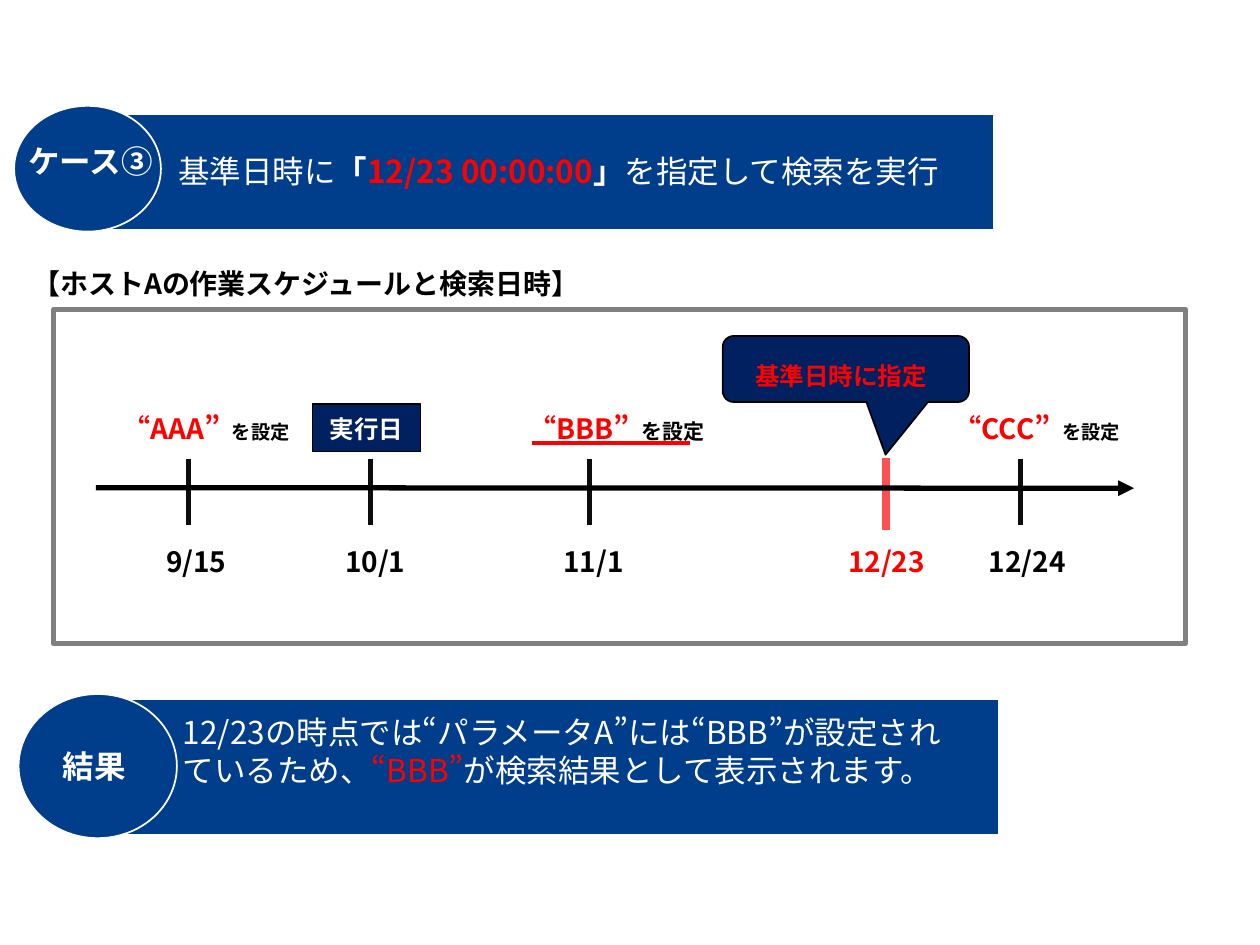
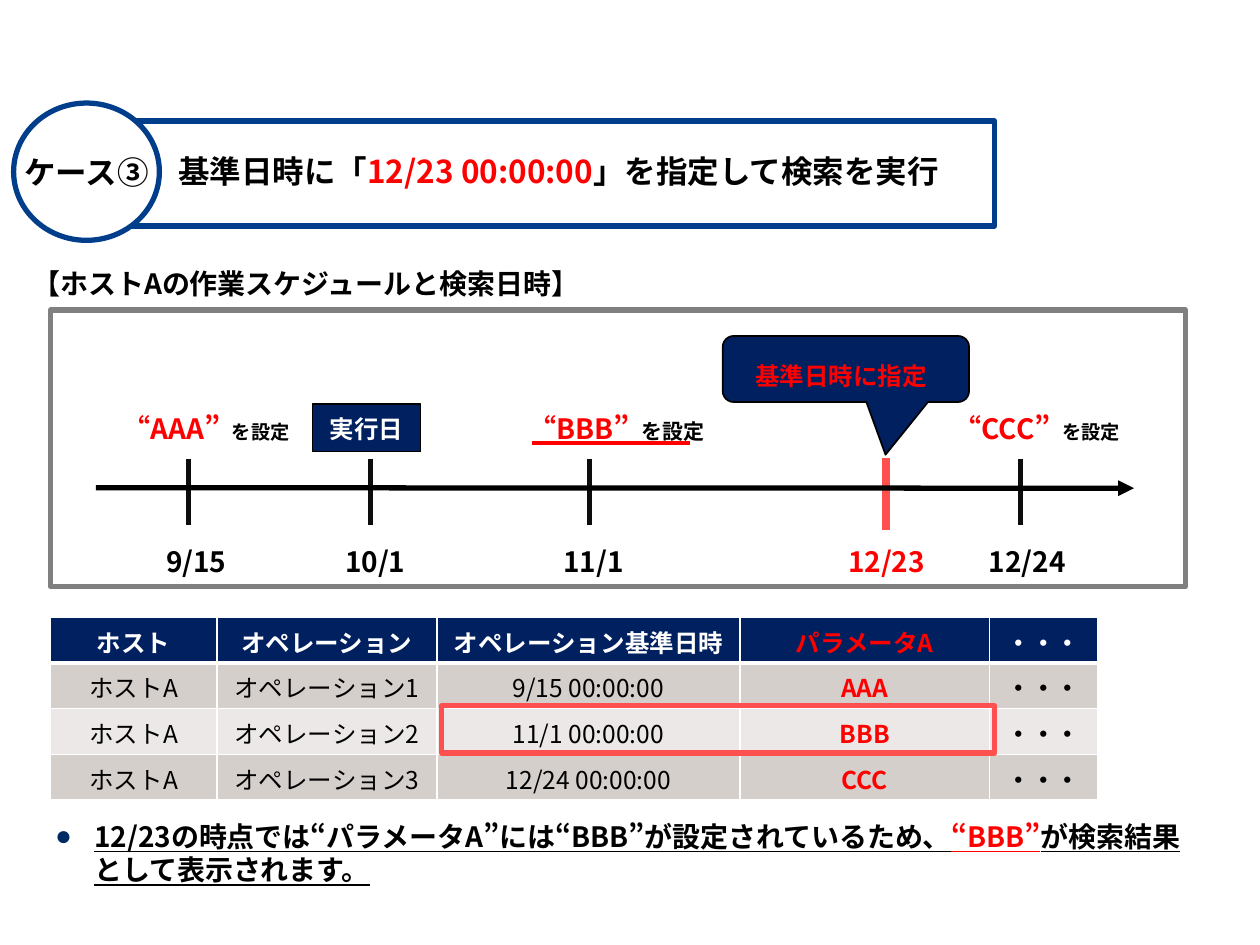
Before and after one commit to exastro-suite/it-automation-docs, a slide deck: slide 34 of asset/Learn_ja/ITA-hg-ps_classroom_lecture_ja.pptx. Drawn at 1260x945 pixels with LibreOffice and Linux fonts; fonts in the diff are those of the drawing; background and template pictures are left out. Boxes give left, top, right and bottom in pixels: in the first picture for what was removed or moved away, otherwise in the second. Text is boxed around its words. In the diff, an @@ line names an element or a change of style, - is before the commit and + after.

```diff
--- a/asset/Learn_ja/ITA-hg-ps_classroom_lecture_ja.pptx
+++ b/asset/Learn_ja/ITA-hg-ps_classroom_lecture_ja.pptx
@@ ellipse "ケース③": place and size @@
-ellipse "ケース③" at box(28, 146, 152, 176)
+ellipse "ケース③" at box(14, 103, 160, 241)
@@ ellipse "ケース③" at box(14, 103, 160, 241): text colour #FFFFFF to #000000; alignment left to centre; vertical alignment top to middle; fill none to #FFFFFF; outline none to #003D8B 3 pt @@
@@ ellipse removed at box(14, 106, 161, 232) @@
@@ rectangle: place and size @@
-rectangle at box(67, 115, 994, 231)
+rectangle at box(68, 121, 995, 226)
@@ rectangle at box(68, 121, 995, 226): fill #003D8B to #FFFFFF; outline #FFFFFF 1 pt to #003D8B 3 pt @@
@@ text "基準日時に「12/23 00:00:00」を指定して検索を実行" at box(178, 156, 939, 189): text colour #FFFFFF to #000000, bold on in "基準日時に「12/23 00:00:00」を指定して検索を実行" @@
@@ text removed at box(28, 176, 439, 202) @@
-【ホストAの作業スケジュールと指定日時】
@@ rectangle: place and size @@
-rectangle at box(53, 310, 1184, 644)
+rectangle at box(50, 310, 1186, 587)
@@ table added at box(50, 617, 1097, 800), 4 rows, 5 columns @@
+ホスト | オペレーション | オペレーション基準日時 | パラメータA | ・・・
+ホストA | オペレーション1 | 9/15 00:00:00 | AAA | ・・・
+ホストA | オペレーション2 | 11/1 00:00:00 | BBB | ・・・
+ホストA | オペレーション3 | 12/24 00:00:00 | CCC | ・・・
@@ ellipse removed at box(19, 694, 178, 838) @@
@@ rectangle removed at box(72, 699, 999, 835) @@
@@ rectangle added at box(441, 706, 994, 753), outline #FF5050 3 pt @@
@@ text "12/23の時点では“パラメータA”には“BBB”が設定されているため、“BBB”が検索結果として表示されます。": place and size @@
-text "12/23の時点では“パラメータA”には“BBB”が設定されているため、“BBB”が検索結果として表示されます。" at box(183, 716, 941, 785)
+text "12/23の時点では“パラメータA”には“BBB”が設定されているため、“BBB”が検索結果として表示されます。" at box(94, 822, 1180, 886)
@@ text "12/23の時点では“パラメータA”には“BBB”が設定されているため、“BBB”が検索結果として表示されます。" at box(94, 822, 1180, 886): size 18 to 16 pt, text colour #FFFFFF to #000000, bold on, underline on; bullet none to ●; list level 3 to 1 in "12/23の時点では“パラメータA”には“BBB”が設定されているため、“BBB”が検索結果として表示されます。" @@
```
Also in this commit, not shown: 27 other slides changed, 1 other file.
